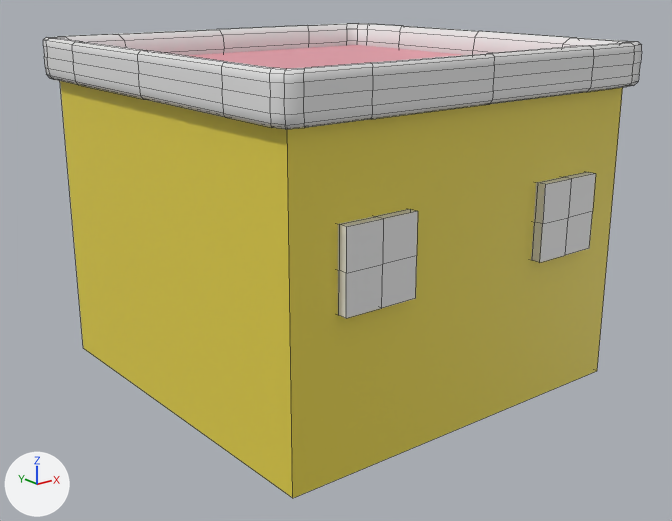
Renders of the OBJ model Models/casa2.obj from each side of a commit.
One viewpoint serves both versions: a camera (50 mm lens) standing at (-3.18, -4.0, 2.21) and looking at (-0.14, -0.2, 0.69). Arrows for +X, +Y and +Z are at lower left; the lights stay in place. Mesh edges are drawn as thin lines. Where no turn or scale is listed for an object, it has been applied to the vertices.

In view in the first picture: 'House_Cube.001', 'Roof_Cube.000', 'windows_Cube'.
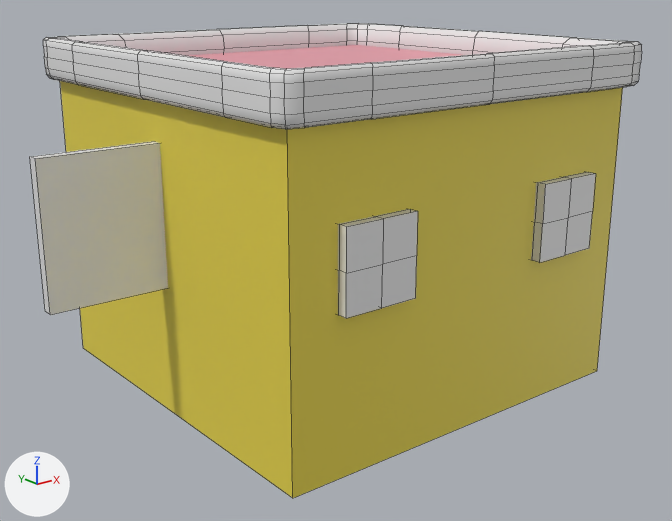
Location of each change, (x1, y1, x2, y2) in pixels of the pictures (672 x 521 px):
'banner_Cube.002', added: after (30, 141, 168, 315)

Edits to the bpy script that builds the scene:
```text
Add mat_banner:
    mat_banner = principled_material('banner')
    mat_banner.base_color = (0.8, 0.8, 0.8)  # white #e7e7e7
    mat_banner.roughness = 0.431
Add me_banner_cube_002:
    me_banner_cube_002.from_pydata(...)  # a box spanning x -1.693..-1.061, y -0.047..0.016, z 0.694..1.422
    me_banner_cube_002.materials.append(mat_banner)  # white #e7e7e7
Add ob_banner_cube_002:
    ob_banner_cube_002 = bpy.data.objects.new('banner_Cube.002', me_banner_cube_002)
    ob_banner_cube_002.location = (0.0, 0.0, 0.0)
```
